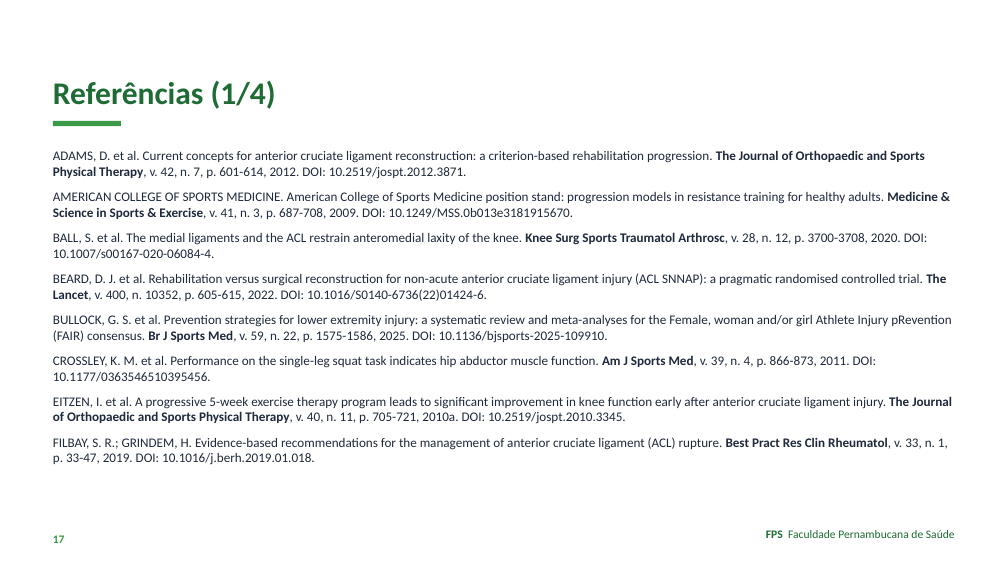
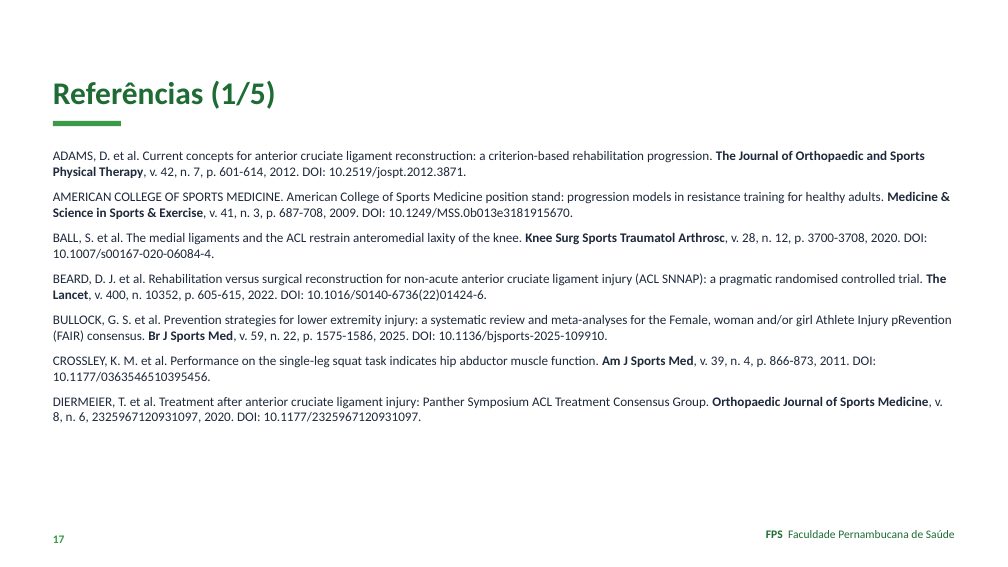
Before and after one commit to Institutomoraisandrade/CRM, a slide deck: slide 17 of trabalho-fps/trabalhos/2026-11-09-caso04-lca-lcm/apresentacao.pptx. Drawn at 1008x567 pixels with LibreOffice and Linux fonts; fonts in the diff are those of the drawing. Boxes give left, top, right and bottom in pixels: in the first picture for what was removed or moved away, otherwise in the second. Text is boxed around its words. In the diff, an @@ line names an element or a change of style, - is before the commit and + after.

```diff
--- a/trabalho-fps/trabalhos/2026-11-09-caso04-lca-lcm/apresentacao.pptx
+++ b/trabalho-fps/trabalhos/2026-11-09-caso04-lca-lcm/apresentacao.pptx
@@ text at (53, 81, 276, 109): text changed @@
-Referências (1/4)
+Referências (1/5)
@@ text at (53, 396, 943, 423): text changed @@
-EITZEN, I. et al. A progressive 5-week exercise therapy program leads to significant improvement in knee function early after anterior cruciate ligament injury. The Journal of Orthopaedic and Sports Physical Therapy, v. 40, n. 11, p. 705-721, 2010a. DOI: 10.2519/jospt.2010.3345.
-FILBAY, S. R.; GRINDEM, H. Evidence-based recommendations for the management of anterior cruciate ligament (ACL) rupture. Best Pract Res Clin Rheumatol, v. 33, n. 1, p. 33-47, 2019. DOI: 10.1016/j.berh.2019.01.018.
+DIERMEIER, T. et al. Treatment after anterior cruciate ligament injury: Panther Symposium ACL Treatment Consensus Group. Orthopaedic Journal of Sports Medicine, v. 8, n. 6, 2325967120931097, 2020. DOI: 10.1177/2325967120931097.
```
Also in this commit, not shown: 11 other slides changed, 1 slide added, 8 other files.
